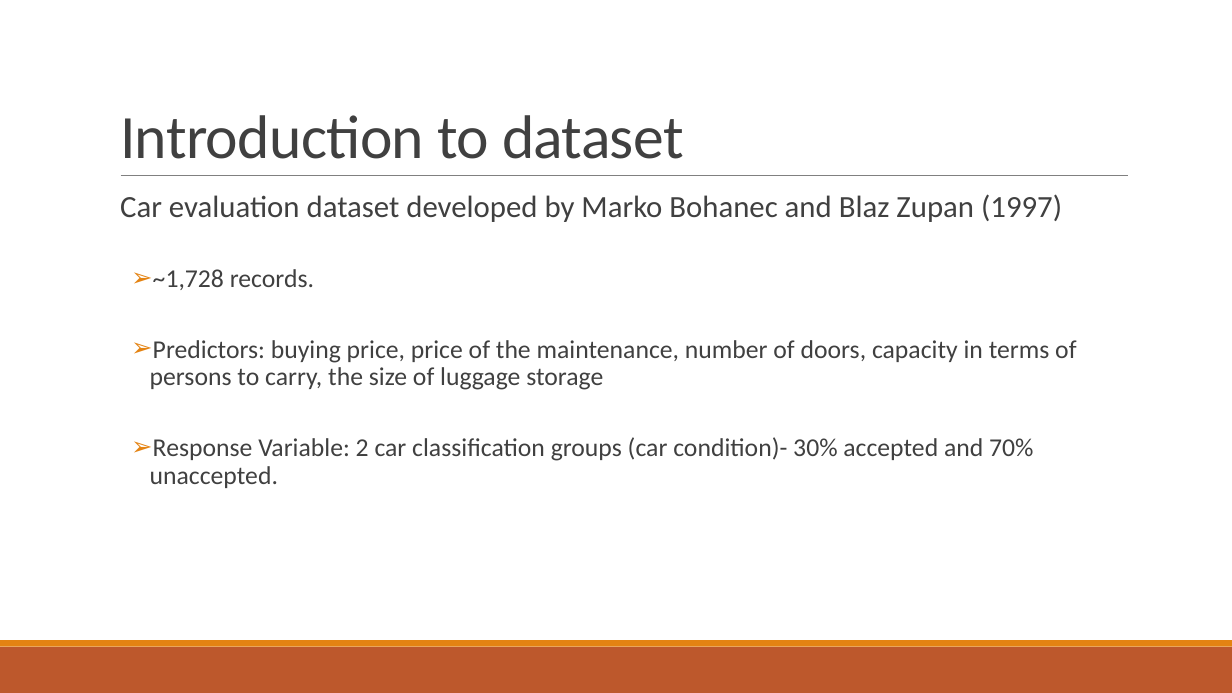
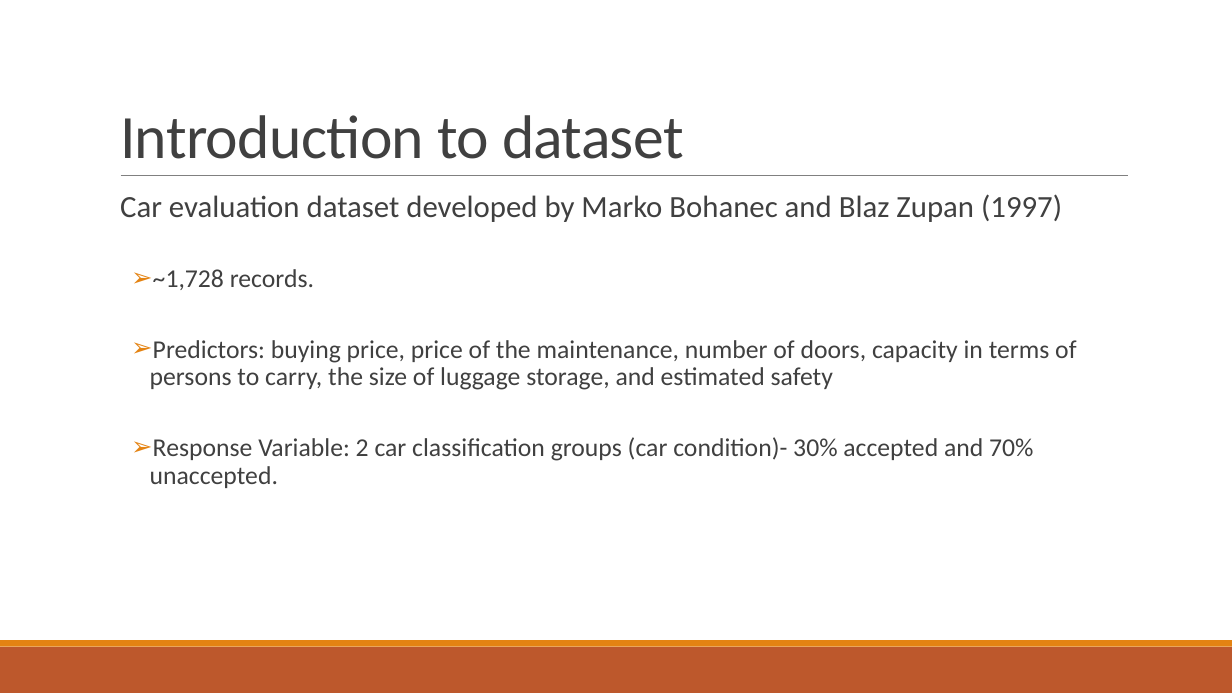
Before and after one commit to MLBartley/DataMiningCourse, a slide deck: slide 2 of Project3/Project3Slides.pptx. Drawn at 1232x693 pixels with LibreOffice and Linux fonts; fonts in the diff are those of the drawing. Boxes give left, top, right and bottom in pixels: in the first picture for what was removed or moved away, otherwise in the second. Text is boxed around its words. In the diff, an @@ line names an element or a change of style, - is before the commit and + after.

Commit message:
slides

```diff
--- a/Project3/Project3Slides.pptx
+++ b/Project3/Project3Slides.pptx
@@ text at [150,340,1076,390]: text changed @@
-  ➢ Predictors: buying price, price of the maintenance, number of doors, capacity in terms of persons to carry, the size of luggage storage
+  ➢ Predictors: buying price, price of the maintenance, number of doors, capacity in terms of persons to carry, the size of luggage storage, and estimated safety
```
Also in this commit, not shown: 1 other slide changed.
